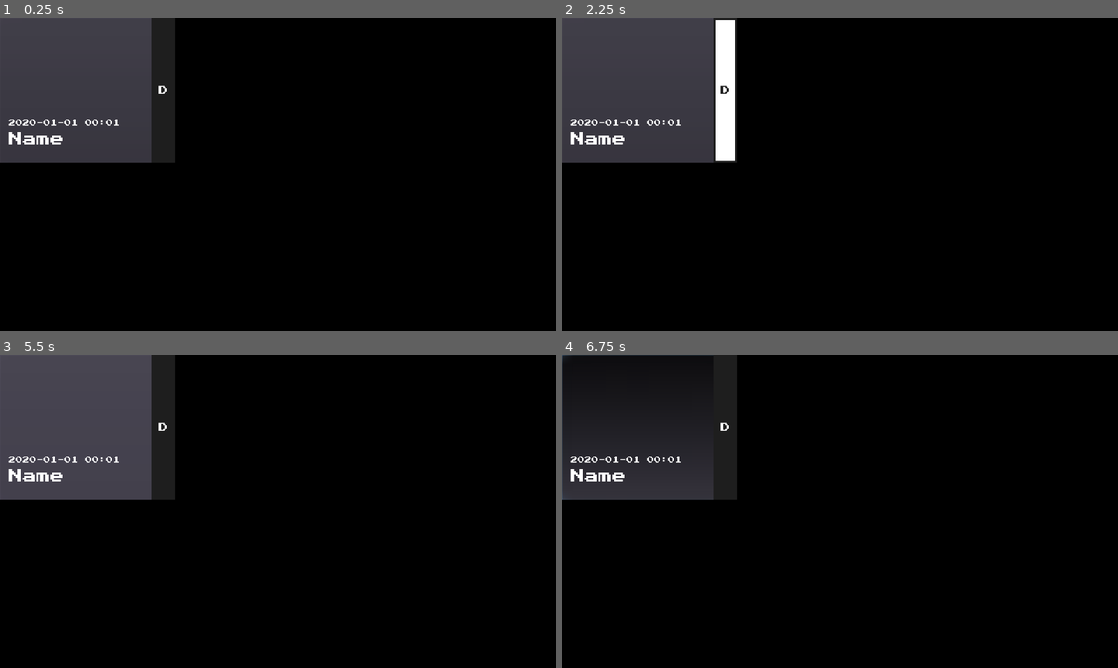
Above: before the commit, frames 1-4 (two rows, left to right).
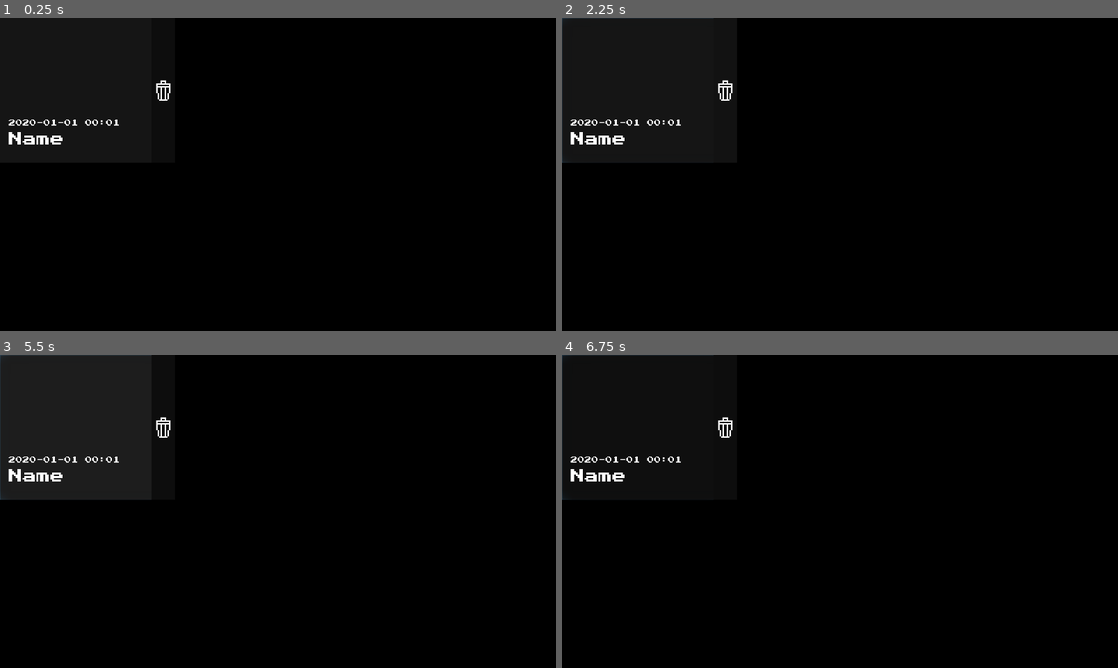
Above: after the commit, the same moments.

Repository: ordinary-dev/student-quest
Game: Godot game, scene res://Scenes/menu/LoadGameScene/SavedGame.tscn
Same seed, same stepped clock (60 frames per second), same inputs: the game is played once before the commit and once after it. This scene is started directly instead of the project's main scene.
Inputs (mouse positions are in pixels of both pictures, inside the frame that each line leads up to):
- Up to frame 1 (0.25 s): no input
- Up to frame 2 (2.25 s): click (650, 89) at 0.52 s; click (650, 89) at 1.27 s; click (723, 89) at 2 s
- Up to frame 3 (5.5 s): tap Enter at 2.75, 4.25 s; move the mouse to (400, 495) at 2.77 s; hold Right (ui_right) 2.78-3.5 s; tap E (dialog_next) at 2.85, 4.35 s; click (400, 495) at 2.92 s; tap Space (skip_scene) at 3.5, 5 s; drag from (166, 527) to (250, 574) at 3.52 s; move the mouse to (333, 442) at 4.27 s; hold Right (ui_right) 4.28-5 s; click (333, 442) at 4.42 s; drag from (250, 574) to (111, 464) at 5.02 s
- Up to frame 4 (6.75 s): tap Enter at 5.75 s; move the mouse to (1006, 558) at 5.77 s; hold Left (ui_left) 5.78-6.5 s; tap E (dialog_next) at 5.85 s; click (1006, 558) at 5.92 s; tap Space (skip_scene) at 6.5 s; drag from (673, 464) to (756, 433) at 6.52 s

The runs differ from the first frame. In frame 1, 12% of the frame differs, in the area x 0-31%, y 0-47%; in frame 2, 14%, in the area x 0-32%, y 0-47%; in frame 3, 12%; in frame 4, 5.1%.
Error in both runs: Assertion failed.

Commit message:
Simplified ui

Diff:
--- a/Scenes/Chapter1/12.faculty_choice.tscn
+++ b/Scenes/Chapter1/12.faculty_choice.tscn
@@ -99,6 +99,7 @@
 margin_right = 1920.0
 margin_bottom = 1080.0
 disabled = true
+text = "SELECT"
 btn_text = "SELECT"
 
 [node name="DisableUI" parent="." instance=ExtResource( 3 )]
--- a/Scenes/menu/Confirm.tscn
+++ b/Scenes/menu/Confirm.tscn
@@ -54,6 +54,7 @@
 margin_right = 300.0
 margin_bottom = 300.0
 rect_min_size = Vector2( 300, 300 )
+text = "NO"
 btn_text = "NO"
 
 [node name="Button_Yes2" parent="HBoxContainer" instance=ExtResource( 1 )]
@@ -61,6 +62,7 @@
 margin_right = 630.0
 margin_bottom = 300.0
 rect_min_size = Vector2( 300, 300 )
+text = "YES"
 btn_text = "YES"
 [connection signal="pressed" from="HBoxContainer/Button_No" to="." method="_return"]
 [connection signal="pressed" from="HBoxContainer/Button_Yes2" to="." method="_quit"]
--- a/Scenes/menu/Load.tscn
+++ /dev/null
@@ -1,123 +0,0 @@
-[gd_scene load_steps=3 format=2]
-
-[ext_resource path="res://Scenes/menu/button-load.tscn" type="PackedScene" id=1]
-
-[sub_resource type="GDScript" id=1]
-script/source = "extends Control
-
-export (PackedScene) var loadbtn
-
-# Main container
-onready var box : = $ScrollContainer/VBoxContainer
-
-
-# Delete button pressed
-func on_Del_Pressed(game_id : String) -> void:
-	FX.btn_click()
-
-	# Delete container
-	var nd : = get_node(\"ScrollContainer/VBoxContainer/\" + game_id + \"_btn\")
-	nd.get_parent().remove_child(nd)
-
-	# Delete folder
-	var dir : = Directory.new()
-	var path_to_dir : = \"user://\" + game_id
-	var state = dir.open(path_to_dir)
-	assert(state == OK)
-
-	# Delete every file
-	state = dir.list_dir_begin(true)
-	assert(state == OK)
-	var cur : = dir.get_next()
-	while cur != \"\":
-		state = dir.remove(path_to_dir + \"/\" + cur)
-		assert(state == OK)
-		cur = dir.get_next()
-	dir.list_dir_end()
-
-	# Delete folder
-	state = dir.remove(path_to_dir)
-	assert(state == OK)
-
-
-func btn_load_scene(name : String, game_id : String) -> void:
-	FX.btn_click()
-	GLOBAL.loaded = game_id
-	INVENTORY._load()
-	SCENES.load_scene(\"res://Scenes/\" + name)
-
-
-func _ready() -> void:
-	# Open folder
-	var dir = Directory.new()
-	dir.open(\"user://\")
-	dir.list_dir_begin(true, true)
-	var dir_name : String = dir.get_next()
-	# For every saved game
-	while dir_name != \"\":
-		if dir_name != \"config.json\":
-			# Load button template
-			var tmp = loadbtn.instance()
-			tmp.name = dir_name + \"_btn\"
-			box.add_child(tmp)
-			var btn = get_node(\"ScrollContainer/VBoxContainer/\" + dir_name + \"_btn\")
-
-			# Change name
-			btn.set_game_name(\"#\" + dir_name)
-
-			# Connect delete button
-			var state = btn.get_delete_btn().connect(
-				\"pressed\", self, \"on_Del_Pressed\", [dir_name])
-			assert(state == OK)
-
-			# Get stage
-			var stage = PROP.get(\"stage\", dir_name)
-			var properties : Dictionary = EVENTS.get_event_info(stage)
-			btn.set_game_stage(properties[\"name\"])
-
-			# Get facility
-			var facility_number = PROP.get(\"facility\", dir_name)
-			if facility_number == \"0\":
-				btn.set_game_facility(\"MATH\")
-			elif facility_number == \"1\":
-				btn.set_game_facility(\"NS\")
-			elif facility_number == \"2\":
-				btn.set_game_facility(\"HM\")
-			else:
-				btn.set_game_facility(\"FUNKNOWN\")
-
-			# Connect main button
-			state = btn.get_load_btn().connect(
-				\"pressed\", self,
-				\"btn_load_scene\",
-				[properties[\"scene\"], dir_name])
-			assert(state == OK)
-		dir_name = dir.get_next()
-	dir.list_dir_end()
-"
-
-[node name="Control" type="Control"]
-anchor_right = 1.0
-anchor_bottom = 1.0
-script = SubResource( 1 )
-__meta__ = {
-"_edit_use_anchors_": false
-}
-loadbtn = ExtResource( 1 )
-
-[node name="ScrollContainer" type="ScrollContainer" parent="."]
-anchor_right = 1.0
-anchor_bottom = 1.0
-scroll_horizontal_enabled = false
-__meta__ = {
-"_edit_use_anchors_": false
-}
-
-[node name="VBoxContainer" type="VBoxContainer" parent="ScrollContainer"]
-margin_right = 1920.0
-margin_bottom = 1080.0
-size_flags_horizontal = 3
-size_flags_vertical = 3
-__meta__ = {
-"_edit_use_anchors_": false
-}
--- a/Scenes/menu/LoadGameScene/Load.tscn
+++ b/Scenes/menu/LoadGameScene/Load.tscn
@@ -116,6 +116,9 @@
 margin_bottom = 600.0
 rect_min_size = Vector2( 600, 600 )
 scroll_horizontal_enabled = false
+__meta__ = {
+"_edit_use_anchors_": false
+}
 
 [node name="Control" type="VBoxContainer" parent="."]
 margin_right = 600.0
--- a/Scenes/menu/LoadGameScene/NewSave.tscn
+++ b/Scenes/menu/LoadGameScene/NewSave.tscn
@@ -56,16 +56,19 @@
 [node name="Cancel" parent="VBoxContainer/HBoxContainer" instance=ExtResource( 1 )]
 margin_right = 300.0
 rect_min_size = Vector2( 300, 80 )
+text = "Cancel"
 btn_text = "Cancel"
 
 [node name="OK" parent="VBoxContainer/HBoxContainer" instance=ExtResource( 1 )]
 margin_left = 304.0
 margin_right = 604.0
 rect_min_size = Vector2( 300, 80 )
+text = "Ok"
 btn_text = "Ok"
 
 [node name="ColorRect" parent="." instance=ExtResource( 1 )]
 rect_min_size = Vector2( 600, 100 )
+text = "+"
 btn_text = "+"
 [connection signal="pressed" from="VBoxContainer/HBoxContainer/Cancel" to="." method="switch"]
 [connection signal="pressed" from="ColorRect" to="." method="switch"]
--- a/Scenes/menu/LoadGameScene/SavedGame.tscn
+++ b/Scenes/menu/LoadGameScene/SavedGame.tscn
@@ -1,8 +1,18 @@
-[gd_scene load_steps=5 format=2]
+[gd_scene load_steps=9 format=2]
 
 [ext_resource path="res://Fonts/PressStart_Res/Pixel_font_small.tres" type="DynamicFont" id=1]
 [ext_resource path="res://Fonts/PressStart_Res/Pixel_font_large.tres" type="DynamicFont" id=2]
 [ext_resource path="res://Scenes/templates/Button.tscn" type="PackedScene" id=3]
+[ext_resource path="res://Sprites/icons/Trash.png" type="Texture" id=4]
+
+[sub_resource type="StyleBoxFlat" id=2]
+bg_color = Color( 0.113725, 0.113725, 0.113725, 1 )
+
+[sub_resource type="StyleBoxFlat" id=4]
+bg_color = Color( 0.0588235, 0.0588235, 0.0588235, 1 )
+
+[sub_resource type="StyleBoxFlat" id=3]
+bg_color = Color( 0.0823529, 0.0823529, 0.0823529, 1 )
 
 [sub_resource type="GDScript" id=1]
 script/source = "extends Button
@@ -75,12 +85,15 @@
 	return true
 "
 
-[node name="Control" type="Button"]
+[node name="Button" type="Button"]
 anchor_right = 1.0
 anchor_bottom = 1.0
 margin_right = -1320.0
 margin_bottom = -580.0
 rect_min_size = Vector2( 600, 500 )
+custom_styles/hover = SubResource( 2 )
+custom_styles/pressed = SubResource( 4 )
+custom_styles/normal = SubResource( 3 )
 script = SubResource( 1 )
 __meta__ = {
 "_edit_use_anchors_": false
@@ -134,10 +147,12 @@
 margin_bottom = 412.0
 custom_fonts/font = ExtResource( 2 )
 text = "Name"
+clip_text = true
 
 [node name="Delete" parent="HBoxContainer" instance=ExtResource( 3 )]
 margin_left = 524.0
 margin_right = 604.0
 margin_bottom = 500.0
-btn_text = "D"
+icon = ExtResource( 4 )
+expand_icon = true
 [connection signal="pressed" from="HBoxContainer/Delete" to="." method="delete"]
--- a/Scenes/menu/Menu.tscn
+++ b/Scenes/menu/Menu.tscn
@@ -209,7 +209,7 @@
 position = Vector2( 960, 540 )
 scale = Vector2( 40, 40 )
 frames = ExtResource( 8 )
-frame = 1
+frame = 3
 playing = true
 
 [node name="Particles2D" parent="." instance=ExtResource( 12 )]
@@ -257,6 +257,7 @@
 margin_right = 758.0
 margin_bottom = 270.0
 size_flags_vertical = 3
+text = "NEW_GAME"
 btn_text = "NEW_GAME"
 
 [node name="BtnLoad" parent="Menu/Left/VBox" instance=ExtResource( 7 )]
@@ -264,6 +265,7 @@
 margin_right = 758.0
 margin_bottom = 440.0
 size_flags_vertical = 3
+text = "LOAD_GAME"
 btn_text = "LOAD_GAME"
 
 [node name="BtnSettings" parent="Menu/Left/VBox" instance=ExtResource( 7 )]
@@ -271,6 +273,7 @@
 margin_right = 758.0
 margin_bottom = 610.0
 size_flags_vertical = 3
+text = "SETTINGS"
 btn_text = "SETTINGS"
 
 [node name="BtnQuit" parent="Menu/Left/VBox" instance=ExtResource( 7 )]
@@ -278,6 +281,7 @@
 margin_right = 758.0
 margin_bottom = 780.0
 size_flags_vertical = 3
+text = "QUIT"
 btn_text = "QUIT"
 
 [node name="Right" type="MarginContainer" parent="Menu"]
--- a/Scenes/menu/New.tscn
+++ b/Scenes/menu/New.tscn
@@ -122,5 +122,6 @@
 rect_min_size = Vector2( 80, 200 )
 size_flags_horizontal = 3
 size_flags_vertical = 0
+text = "START"
 btn_text = "START"
 [connection signal="pressed" from="ColorRect/MarginContainer/VBoxContainer/BtnStart" to="." method="_start_game"]
--- a/Scenes/menu/Settings.tscn
+++ b/Scenes/menu/Settings.tscn
@@ -77,7 +77,7 @@
 content_margin_right = 15.0
 content_margin_top = 15.0
 content_margin_bottom = 15.0
-bg_color = Color( 0.0588235, 0.0588235, 0.0588235, 1 )
+bg_color = Color( 0.0823529, 0.0823529, 0.0823529, 1 )
 
 [sub_resource type="StyleBoxFlat" id=3]
 content_margin_left = 15.0
@@ -87,7 +87,7 @@
 bg_color = Color( 0.129412, 0.129412, 0.129412, 1 )
 
 [sub_resource type="StyleBoxFlat" id=4]
-bg_color = Color( 0.0605469, 0.0605469, 0.0605469, 1 )
+bg_color = Color( 0.0823529, 0.0823529, 0.0823529, 1 )
 corner_radius_bottom_right = 20
 corner_radius_bottom_left = 20
 
@@ -163,13 +163,13 @@
 
 [node name="English" parent="TabContainer/LANG/VBoxContainer" instance=ExtResource( 6 )]
 margin_right = 690.0
-btn_text = "English"
+text = "English"
 
 [node name="Russian" parent="TabContainer/LANG/VBoxContainer" instance=ExtResource( 6 )]
 margin_top = 84.0
 margin_right = 690.0
 margin_bottom = 164.0
-btn_text = "Russian"
+text = "Russian"
 
 [node name="AUDIO" type="MarginContainer" parent="TabContainer"]
 visible = false
@@ -213,12 +213,12 @@
 [node name="ResetMusic" parent="TabContainer/AUDIO/Audio/Music/HBoxContainer" instance=ExtResource( 6 )]
 margin_right = 285.0
 rect_min_size = Vector2( 285, 80 )
-btn_text = "RESET"
+text = "RESET"
 
 [node name="M-" parent="TabContainer/AUDIO/Audio/Music/HBoxContainer" instance=ExtResource( 6 )]
 margin_left = 335.0
 margin_right = 415.0
-btn_text = "-"
+text = "-"
 
 [node name="Label" type="Label" parent="TabContainer/AUDIO/Audio/Music/HBoxContainer"]
 margin_left = 465.0
@@ -232,7 +232,7 @@
 [node name="M+" parent="TabContainer/AUDIO/Audio/Music/HBoxContainer" instance=ExtResource( 6 )]
 margin_left = 611.0
 margin_right = 691.0
-btn_text = "+"
+text = "+"
 
 [node name="Effects" type="VBoxContainer" parent="TabContainer/AUDIO/Audio"]
 margin_top = 197.0
@@ -259,12 +259,12 @@
 [node name="ResetEffects" parent="TabContainer/AUDIO/Audio/Effects/HBoxContainer" instance=ExtResource( 6 )]
 margin_right = 285.0
 rect_min_size = Vector2( 285, 80 )
-btn_text = "RESET"
+text = "RESET"
 
 [node name="E-" parent="TabContainer/AUDIO/Audio/Effects/HBoxContainer" instance=ExtResource( 6 )]
 margin_left = 335.0
 margin_right = 415.0
-btn_text = "-"
+text = "-"
 
 [node name="Label" type="Label" parent="TabContainer/AUDIO/Audio/Effects/HBoxContainer"]
 margin_left = 465.0
@@ -278,7 +278,7 @@
 [node name="E+" parent="TabContainer/AUDIO/Audio/Effects/HBoxContainer" instance=ExtResource( 6 )]
 margin_left = 611.0
 margin_right = 691.0
-btn_text = "+"
+text = "+"
 
 [node name="GRAPHICS" type="MarginContainer" parent="TabContainer"]
 visible = false
@@ -351,7 +351,7 @@
 
 [node name="ColorRect" parent="TabContainer/INFO/ScrollContainer/MarginContainer/VBoxContainer" instance=ExtResource( 6 )]
 margin_right = 659.0
-btn_text = "OPENSITE"
+text = "OPENSITE"
 
 [node name="Site" type="Label" parent="TabContainer/INFO/ScrollContainer/MarginContainer/VBoxContainer"]
 margin_top = 100.0
@@ -430,9 +430,9 @@
 }
 
 [node name="Testers" type="Label" parent="TabContainer/INFO/ScrollContainer/MarginContainer/VBoxContainer"]
-margin_top = 374.0
-margin_right = 659.0
-margin_bottom = 452.0
+margin_top = 472.0
+margin_right = 659.0
+margin_bottom = 496.0
 size_flags_horizontal = 3
 custom_fonts/font = ExtResource( 5 )
 text = "TESTERS"
@@ -442,9 +442,9 @@
 }
 
 [node name="TestersNicks" type="Label" parent="TabContainer/INFO/ScrollContainer/MarginContainer/VBoxContainer"]
-margin_top = 374.0
-margin_right = 659.0
-margin_bottom = 452.0
+margin_top = 516.0
+margin_right = 659.0
+margin_bottom = 594.0
 size_flags_horizontal = 3
 custom_fonts/font = ExtResource( 5 )
 text = "- wheasy
@@ -456,13 +456,15 @@
 }
 
 [node name="Wheasy" parent="TabContainer/INFO/ScrollContainer/MarginContainer/VBoxContainer" instance=ExtResource( 6 )]
-margin_right = 659.0
-btn_text = "Wheasy - Youtube"
+margin_top = 614.0
+margin_right = 659.0
+margin_bottom = 694.0
+text = "Wheasy - Youtube"
 
 [node name="Joystick" type="Label" parent="TabContainer/INFO/ScrollContainer/MarginContainer/VBoxContainer"]
-margin_top = 472.0
-margin_right = 659.0
-margin_bottom = 496.0
+margin_top = 714.0
+margin_right = 659.0
+margin_bottom = 738.0
 size_flags_horizontal = 3
 custom_fonts/font = ExtResource( 5 )
 text = "JOYSTICK"
@@ -472,9 +474,9 @@
 }
 
 [node name="Gonkee" type="Label" parent="TabContainer/INFO/ScrollContainer/MarginContainer/VBoxContainer"]
-margin_top = 516.0
-margin_right = 659.0
-margin_bottom = 648.0
+margin_top = 758.0
+margin_right = 659.0
+margin_bottom = 890.0
 size_flags_horizontal = 3
 custom_fonts/font = ExtResource( 5 )
 text = "Gonkee - https://youtu.be/uGyEP2LUFPg
@@ -486,9 +488,9 @@
 }
 
 [node name="Songs" type="Label" parent="TabContainer/INFO/ScrollContainer/MarginContainer/VBoxContainer"]
-margin_top = 516.0
-margin_right = 659.0
-margin_bottom = 648.0
+margin_top = 910.0
+margin_right = 659.0
+margin_bottom = 1069.0
 size_flags_horizontal = 3
 custom_fonts/font = ExtResource( 5 )
 text = "Some sounds were downloaded from freesound.org/people/klankbeeld
@@ -500,9 +502,9 @@
 }
 
 [node name="Contact" type="Label" parent="TabContainer/INFO/ScrollContainer/MarginContainer/VBoxContainer"]
-margin_top = 945.0
-margin_right = 659.0
-margin_bottom = 969.0
+margin_top = 1089.0
+margin_right = 659.0
+margin_bottom = 1113.0
 size_flags_horizontal = 3
 custom_fonts/font = ExtResource( 5 )
 text = "CONTACT"
@@ -512,9 +514,9 @@
 }
 
 [node name="Mail" type="Label" parent="TabContainer/INFO/ScrollContainer/MarginContainer/VBoxContainer"]
-margin_top = 989.0
-margin_right = 659.0
-margin_bottom = 1013.0
+margin_top = 1133.0
+margin_right = 659.0
+margin_bottom = 1157.0
 size_flags_horizontal = 3
 custom_fonts/font = ExtResource( 5 )
 text = "our@mail.com"
@@ -524,9 +526,9 @@
 }
 
 [node name="SupportUs" type="Label" parent="TabContainer/INFO/ScrollContainer/MarginContainer/VBoxContainer"]
-margin_top = 1033.0
-margin_right = 659.0
-margin_bottom = 1057.0
+margin_top = 1177.0
+margin_right = 659.0
+margin_bottom = 1201.0
 size_flags_horizontal = 3
 custom_fonts/font = ExtResource( 5 )
 text = "SUPPORT"
@@ -536,9 +538,9 @@
 }
 
 [node name="Btc" type="Label" parent="TabContainer/INFO/ScrollContainer/MarginContainer/VBoxContainer"]
-margin_top = 1077.0
-margin_right = 659.0
-margin_bottom = 1128.0
+margin_top = 1221.0
+margin_right = 659.0
+margin_bottom = 1272.0
 size_flags_horizontal = 3
 custom_fonts/font = ExtResource( 5 )
 text = "btc: ...
@@ -549,9 +551,9 @@
 }
 
 [node name="Legal" type="Label" parent="TabContainer/INFO/ScrollContainer/MarginContainer/VBoxContainer"]
-margin_top = 1148.0
-margin_right = 659.0
-margin_bottom = 1172.0
+margin_top = 1292.0
+margin_right = 659.0
+margin_bottom = 1316.0
 size_flags_horizontal = 3
 custom_fonts/font = ExtResource( 5 )
 text = "LEGAL"
@@ -561,9 +563,9 @@
 }
 
 [node name="Copyright" type="Label" parent="TabContainer/INFO/ScrollContainer/MarginContainer/VBoxContainer"]
-margin_top = 1192.0
-margin_right = 659.0
-margin_bottom = 1216.0
+margin_top = 1336.0
+margin_right = 659.0
+margin_bottom = 1360.0
 size_flags_horizontal = 3
 custom_fonts/font = ExtResource( 5 )
 text = "© 2020"
--- a/Scenes/menu/button-load.tscn
+++ /dev/null
@@ -1,115 +0,0 @@
-[gd_scene load_steps=5 format=2]
-
-[ext_resource path="res://Fonts/PressStart_Res/Pixel_font_small.tres" type="DynamicFont" id=1]
-[ext_resource path="res://Fonts/PressStart_Res/Pixel_font_large.tres" type="DynamicFont" id=2]
-[ext_resource path="res://Scenes/templates/Button.tscn" type="PackedScene" id=3]
-
-[sub_resource type="GDScript" id=1]
-script/source = "extends HBoxContainer
-
-# Text fields
-export (NodePath) var game_name
-export (NodePath) var game_stage
-export (NodePath) var game_facility
-
-# Delete button
-export (NodePath) var del_game
-# Load game button
-export (NodePath) var load_game
-
-
-func set_game_name(text : String) -> void:
-	get_node(game_name).text = text
-
-
-func set_game_stage(text : String) -> void:
-	get_node(game_stage).text = text
-
-
-func set_game_facility(text : String) -> void:
-	get_node(game_facility).text = text
-
-
-# Returns delete button path
-func get_delete_btn() -> Node:
-	return get_node(del_game)
-
-
-# Return load button path
-func get_load_btn() -> Node:
-	return get_node(load_game)
-"
-
-[node name="0" type="HBoxContainer"]
-anchor_right = 1.0
-anchor_bottom = 1.0
-margin_right = -1116.0
-margin_bottom = -930.0
-rect_min_size = Vector2( 0, 150 )
-script = SubResource( 1 )
-__meta__ = {
-"_edit_use_anchors_": false
-}
-game_name = NodePath("BtnLoad/ContLoad/TextGame")
-game_stage = NodePath("BtnLoad/ContLoad/TextStage")
-game_facility = NodePath("BtnLoad/ContLoad/Facility")
-del_game = NodePath("BtnDel")
-load_game = NodePath("BtnLoad")
-
-[node name="BtnLoad" parent="." instance=ExtResource( 3 )]
-margin_right = 550.0
-margin_bottom = 220.0
-rect_min_size = Vector2( 550, 220 )
-btn_text = ""
-text_fields = [ NodePath("ContLoad/TextGame"), NodePath("ContLoad/TextStage"), NodePath("ContLoad/Facility") ]
-
-[node name="ContLoad" type="VBoxContainer" parent="BtnLoad"]
-anchor_right = 1.0
-anchor_bottom = 1.0
-__meta__ = {
-"_edit_use_anchors_": false
-}
-
-[node name="TextGame" type="Label" parent="BtnLoad/ContLoad"]
-margin_right = 550.0
-margin_bottom = 80.0
-rect_min_size = Vector2( 0, 80 )
-size_flags_vertical = 3
-custom_fonts/font = ExtResource( 2 )
-text = "Игра # 1"
-align = 1
-valign = 1
-
-[node name="TextStage" type="Label" parent="BtnLoad/ContLoad"]
-margin_top = 84.0
-margin_right = 550.0
-margin_bottom = 150.0
-size_flags_vertical = 3
-custom_fonts/font = ExtResource( 1 )
-text = "После полуночи"
-align = 1
-valign = 1
-__meta__ = {
-"_edit_use_anchors_": false
-}
-
-[node name="Facility" type="Label" parent="BtnLoad/ContLoad"]
-margin_top = 154.0
-margin_right = 550.0
-margin_bottom = 220.0
-size_flags_vertical = 3
-custom_fonts/font = ExtResource( 1 )
-text = "Мехмат"
-align = 1
-valign = 1
-clip_text = true
-__meta__ = {
-"_edit_use_anchors_": false
-}
-
-[node name="BtnDel" parent="." instance=ExtResource( 3 )]
-margin_left = 554.0
-margin_right = 804.0
-margin_bottom = 220.0
-rect_min_size = Vector2( 250, 220 )
-btn_text = "DELETE"
--- a/Scenes/templates/Button.tscn
+++ b/Scenes/templates/Button.tscn
@@ -1,134 +1,36 @@
-[gd_scene load_steps=2 format=2]
+[gd_scene load_steps=6 format=2]
 
-[sub_resource type="GDScript" id=1]
-script/source = "extends Button
+[sub_resource type="StyleBoxFlat" id=2]
+bg_color = Color( 0.0705882, 0.0705882, 0.0705882, 1 )
 
-# Button template
+[sub_resource type="StyleBoxFlat" id=4]
+bg_color = Color( 0.0235294, 0.0235294, 0.0235294, 1 )
 
-export (String) var btn_text
-export (bool) var enable_animation = true
-export (Array, NodePath) var text_fields
+[sub_resource type="StyleBoxFlat" id=5]
+bg_color = Color( 0.0509804, 0.0509804, 0.0509804, 1 )
 
-onready var effect = $Tween
-onready var mrg = $MarginContainer
-onready var label = $Label
+[sub_resource type="StyleBoxFlat" id=6]
+bg_color = Color( 0.105882, 0.105882, 0.105882, 1 )
 
-const gaps := 7
-const light_color := Color(\"#ffffff\")
-const dark_color := Color(\"#1e1e1e\")
-
-var time : float
-
-
-func _ready():
-	time = mrg.rect_size.x / 3000
-	label.text = btn_text
-	if enable_animation:
-		mrg.add_constant_override(\"margin_right\", rect_size.x - gaps)
-	else:
-		mrg.visible = false
-
-
-# Called when the pause window closes
-# Otherwise, the button is displayed with a white background
-# When the player reopens the pause window
-func _hide():
-	if enable_animation:
-		# Background
-		mrg.add_constant_override(\"margin_right\", rect_size.x - gaps)
-		# Text
-		label.add_color_override(\"font_color\", light_color)
-		for i in text_fields:
-			get_node(i).add_color_override(\"font_color\", light_color)
-
-
-func _on_Mouse_Enter():
-	if enable_animation:
-		# Background
-		effect.interpolate_property(
-			mrg, \"custom_constants/margin_right\",
-			rect_size.x - gaps, gaps, time,
-			Tween.TRANS_QUAD, Tween.EASE_IN_OUT)
-		effect.start()
-		# Text
-		label.add_color_override(\"font_color\", dark_color)
-		for i in text_fields:
-			get_node(i).add_color_override(\"font_color\", dark_color)
-
-
-func _on_Mouse_Exit():
-	if enable_animation:
-		# Background
-		effect.interpolate_property(
-			mrg, \"custom_constants/margin_right\",
-			gaps, rect_size.x - gaps, time,
-			Tween.TRANS_QUAD, Tween.EASE_IN_OUT)
-		effect.start()
-		# Text
-		label.add_color_override(\"font_color\", light_color)
-		for i in text_fields:
-			get_node(i).add_color_override(\"font_color\", light_color)
-"
+[sub_resource type="StyleBoxFlat" id=3]
+bg_color = Color( 0.0509804, 0.0509804, 0.0509804, 1 )
 
 [node name="ColorRect" type="Button"]
 light_mask = 0
 margin_right = 80.0
 margin_bottom = 80.0
 rect_min_size = Vector2( 80, 80 )
+focus_mode = 0
+custom_styles/hover = SubResource( 2 )
+custom_styles/pressed = SubResource( 4 )
+custom_styles/focus = SubResource( 5 )
+custom_styles/disabled = SubResource( 6 )
+custom_styles/normal = SubResource( 3 )
+custom_colors/font_color_disabled = Color( 0.572549, 0.572549, 0.572549, 1 )
 custom_colors/font_color = Color( 1, 1, 1, 1 )
-custom_colors/font_color_hover = Color( 0.117647, 0.117647, 0.117647, 1 )
-flat = true
-script = SubResource( 1 )
+custom_colors/font_color_hover = Color( 1, 1, 1, 1 )
+custom_colors/font_color_pressed = Color( 1, 1, 1, 1 )
+enabled_focus_mode = 0
 __meta__ = {
 "_edit_use_anchors_": false
 }
-btn_text = "Text"
-
-[node name="ColorRect" type="ColorRect" parent="."]
-light_mask = 0
-anchor_right = 1.0
-anchor_bottom = 1.0
-mouse_filter = 2
-color = Color( 0.117647, 0.117647, 0.117647, 1 )
-__meta__ = {
-"_edit_use_anchors_": false
-}
-
-[node name="MarginContainer" type="MarginContainer" parent="."]
-light_mask = 0
-anchor_right = 1.0
-anchor_bottom = 1.0
-mouse_filter = 2
-custom_constants/margin_right = 7
-custom_constants/margin_top = 7
-custom_constants/margin_left = 7
-custom_constants/margin_bottom = 7
-__meta__ = {
-"_edit_use_anchors_": false
-}
-
-[node name="ColorRect" type="ColorRect" parent="MarginContainer"]
-light_mask = 0
-margin_left = 7.0
-margin_top = 7.0
-margin_right = 73.0
-margin_bottom = 73.0
-mouse_filter = 2
-size_flags_horizontal = 3
-size_flags_vertical = 3
-
-[node name="Label" type="Label" parent="."]
-light_mask = 0
-anchor_right = 1.0
-anchor_bottom = 1.0
-custom_colors/font_color = Color( 1, 1, 1, 1 )
-text = "-"
-align = 1
-valign = 1
-__meta__ = {
-"_edit_use_anchors_": false
-}
-
-[node name="Tween" type="Tween" parent="."]
-[connection signal="mouse_entered" from="." to="." method="_on_Mouse_Enter"]
-[connection signal="mouse_exited" from="." to="." method="_on_Mouse_Exit"]
--- a/Scenes/ui/Pause.tscn
+++ b/Scenes/ui/Pause.tscn
@@ -202,42 +202,42 @@
 margin_right = 750.0
 margin_bottom = 177.0
 rect_min_size = Vector2( 80, 100 )
-btn_text = "RETURN"
+text = "RETURN"
 
 [node name="Load" parent="MarginContainer/HBoxContainer/VBoxContainer" instance=ExtResource( 2 )]
 margin_top = 202.0
 margin_right = 750.0
 margin_bottom = 302.0
 rect_min_size = Vector2( 80, 100 )
-btn_text = "LOAD"
+text = "LOAD"
 
 [node name="Save" parent="MarginContainer/HBoxContainer/VBoxContainer" instance=ExtResource( 2 )]
 margin_top = 327.0
 margin_right = 750.0
 margin_bottom = 427.0
 rect_min_size = Vector2( 80, 100 )
-btn_text = "SAVE"
+text = "SAVE"
 
 [node name="Settings" parent="MarginContainer/HBoxContainer/VBoxContainer" instance=ExtResource( 2 )]
 margin_top = 452.0
 margin_right = 750.0
 margin_bottom = 552.0
 rect_min_size = Vector2( 80, 100 )
-btn_text = "SETTINGS"
+text = "SETTINGS"
 
 [node name="Menu" parent="MarginContainer/HBoxContainer/VBoxContainer" instance=ExtResource( 2 )]
 margin_top = 577.0
 margin_right = 750.0
 margin_bottom = 677.0
 rect_min_size = Vector2( 80, 100 )
-btn_text = "MENU"
+text = "MENU"
 
 [node name="Quit" parent="MarginContainer/HBoxContainer/VBoxContainer" instance=ExtResource( 2 )]
 margin_top = 702.0
 margin_right = 750.0
 margin_bottom = 802.0
 rect_min_size = Vector2( 80, 100 )
-btn_text = "QUIT"
+text = "QUIT"
 
 [node name="CanvasLayer" type="CanvasLayer" parent="MarginContainer/HBoxContainer"]
 layer = 12
--- a/Scenes/ui/Skip.tscn
+++ b/Scenes/ui/Skip.tscn
@@ -66,7 +66,7 @@
 margin_right = 0.0
 margin_bottom = 0.0
 rect_min_size = Vector2( 256, 100 )
-btn_text = "SKIP"
+text = "SKIP"
 
 [node name="Timer" type="Timer" parent="Canvas"]
 one_shot = true
Binary file added: Sprites/icons/Trash.png
Not shown, added: Sprites/icons/Trash.png.import
